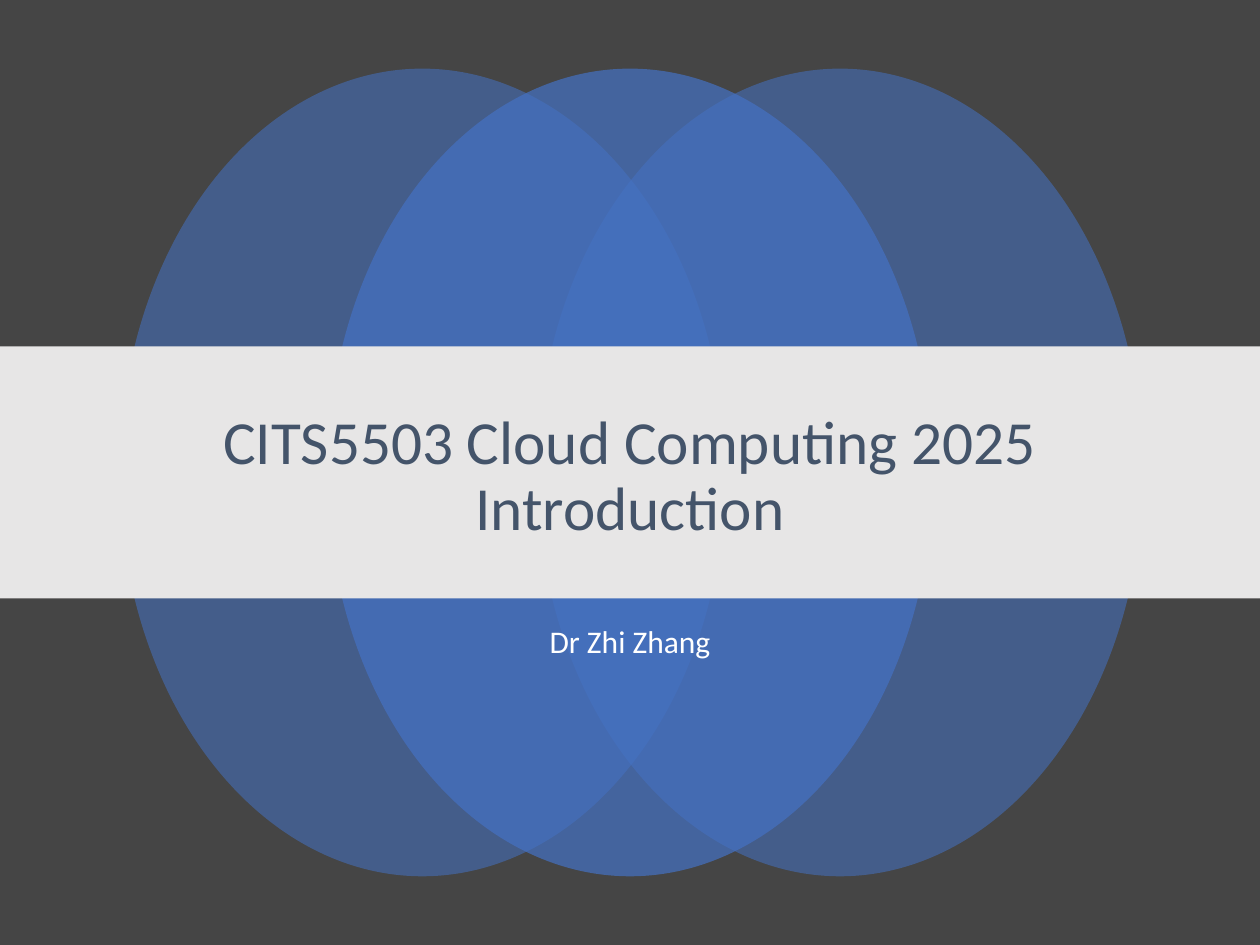
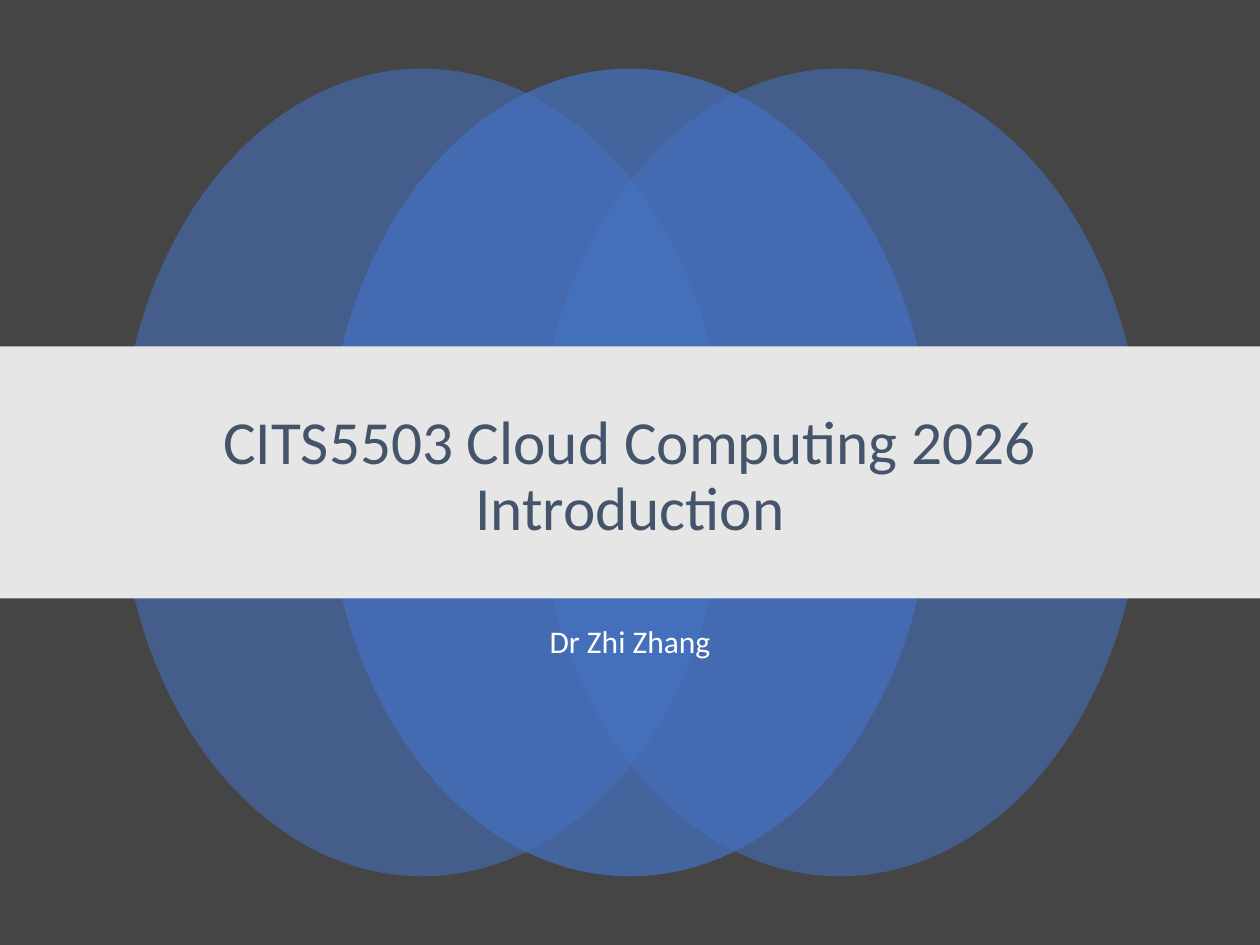
Before and after one commit to zhangzhics/CITS5503_Sem2, a slide deck: slide 1 of Live-lecture-slides/CITS5503CloudComputingIntro_week1.pptx. Drawn at 1260x945 pixels with LibreOffice and Linux fonts; fonts in the diff are those of the drawing. Boxes give left, top, right and bottom in pixels: in the first picture for what was removed or moved away, otherwise in the second. Text is boxed around its words. In the diff, an @@ line names an element or a change of style, - is before the commit and + after.

```diff
--- a/Live-lecture-slides/CITS5503CloudComputingIntro_week1.pptx
+++ b/Live-lecture-slides/CITS5503CloudComputingIntro_week1.pptx
@@ text at bbox=[223, 421, 1035, 531]: text changed @@
-CITS5503 Cloud Computing 2025 Introduction
+CITS5503 Cloud Computing 2026 Introduction
```
